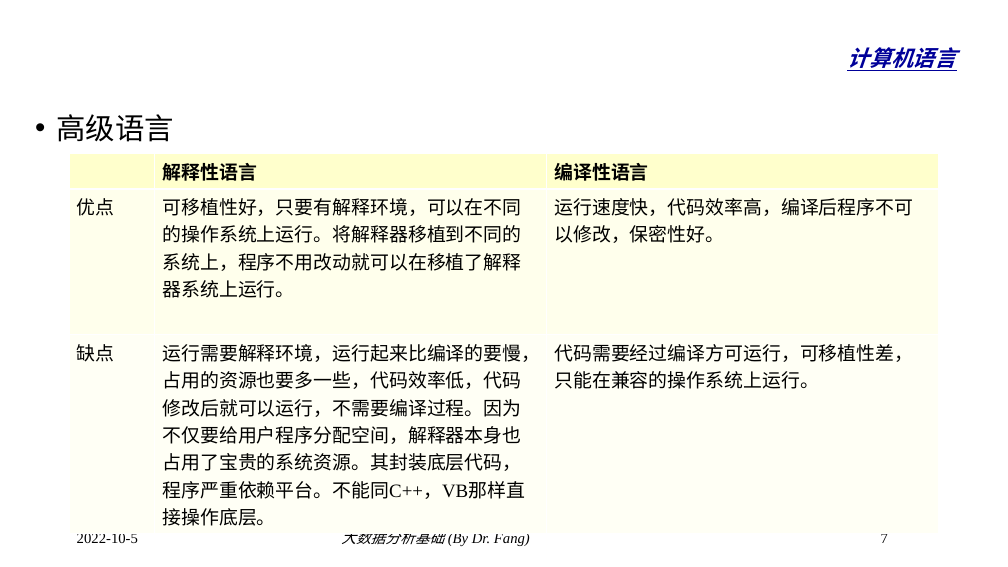
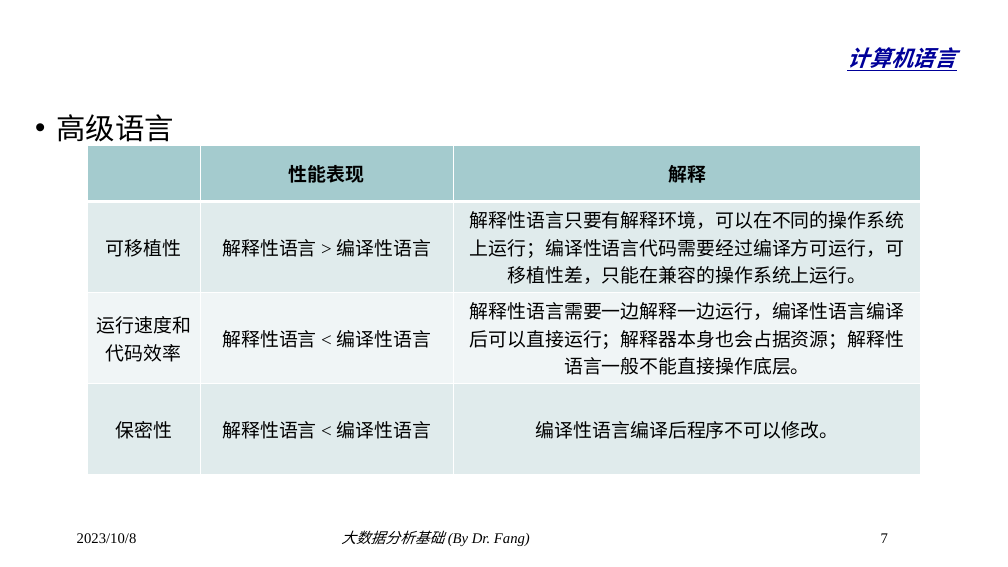
Before and after one commit to dr-fang/BDA, a slide deck: slide 7 of slides/2_PythonBasic.pptx. Drawn at 1008x567 pixels with LibreOffice and Linux fonts; fonts in the diff are those of the drawing; background and template pictures are left out. Boxes give left, top, right and bottom in pixels: in the first picture for what was removed or moved away, otherwise in the second. Text is boxed around its words. In the diff, an @@ line names an element or a change of style, - is before the commit and + after.

```diff
--- a/slides/2_PythonBasic.pptx
+++ b/slides/2_PythonBasic.pptx
@@ table at (87, 146, 920, 475) @@
-row 1:  | 解释性语言 | 编译性语言
-row 2: 优点 | 可移植性好，只要有解释环境，可以在不同的操作系统上运行。将解释器移植到不同的系统上，程序不用改动就可以在移植了解释器系统上运行。 | 运行速度快，代码效率高，编译后程序不可以修改，保密性好。
-row 3: 缺点 | 运行需要解释环境，运行起来比编译的要慢，占用的资源也要多一些，代码效率低，代码修改后就可以运行，不需要编译过程。因为不仅要给用户程序分配空间，解释器本身也占用了宝贵的系统资源。其封装底层代码，程序严重依赖平台。不能同C++，VB那样直接操作底层。 | 代码需要经过编译方可运行，可移植性差，只能在兼容的操作系统上运行。
+row 1:  | 性能表现 | 解释
+row 2: 可移植性 | 解释性语言 > 编译性语言 | 解释性语言只要有解释环境，可以在不同的操作系统上运行；编译性语言代码需要经过编译方可运行，可移植性差，只能在兼容的操作系统上运行。
+row 3: 运行速度和代码效率 | 解释性语言 < 编译性语言 | 解释性语言需要一边解释一边运行，编译性语言编译后可以直接运行；解释器本身也会占据资源；解释性语言一般不能直接操作底层。
+row 4: 保密性 | 解释性语言 < 编译性语言 | 编译性语言编译后程序不可以修改。
@@ table: place and size @@
-table at (70, 154, 938, 530)
+table at (87, 146, 920, 475)
@@ text at (77, 533, 137, 543): text changed @@
-2022-10-5
+2023/10/8
```
Also in this commit, not shown: 37 other slides changed, 6 slides added, 6 slides removed.
